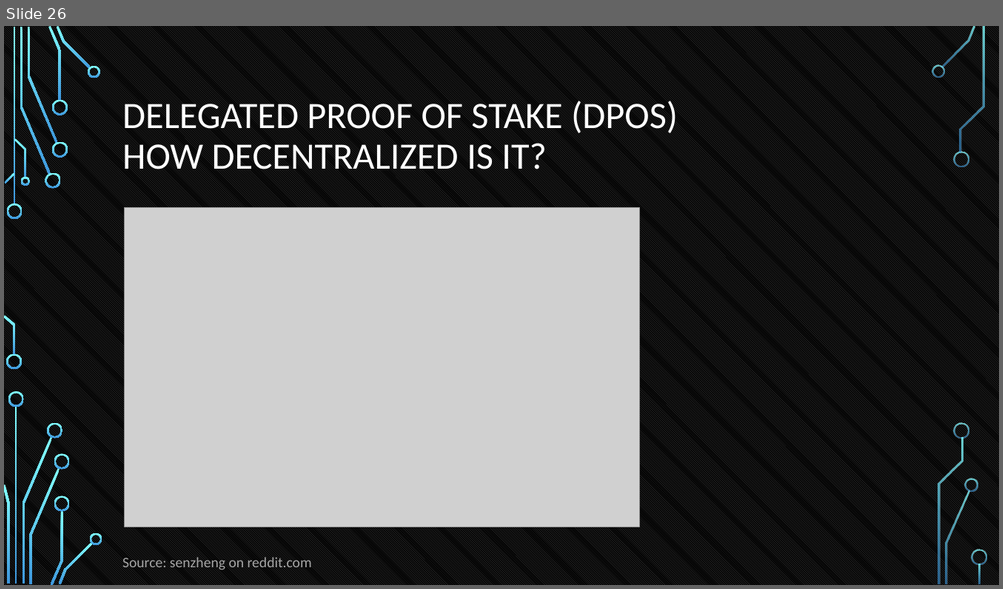
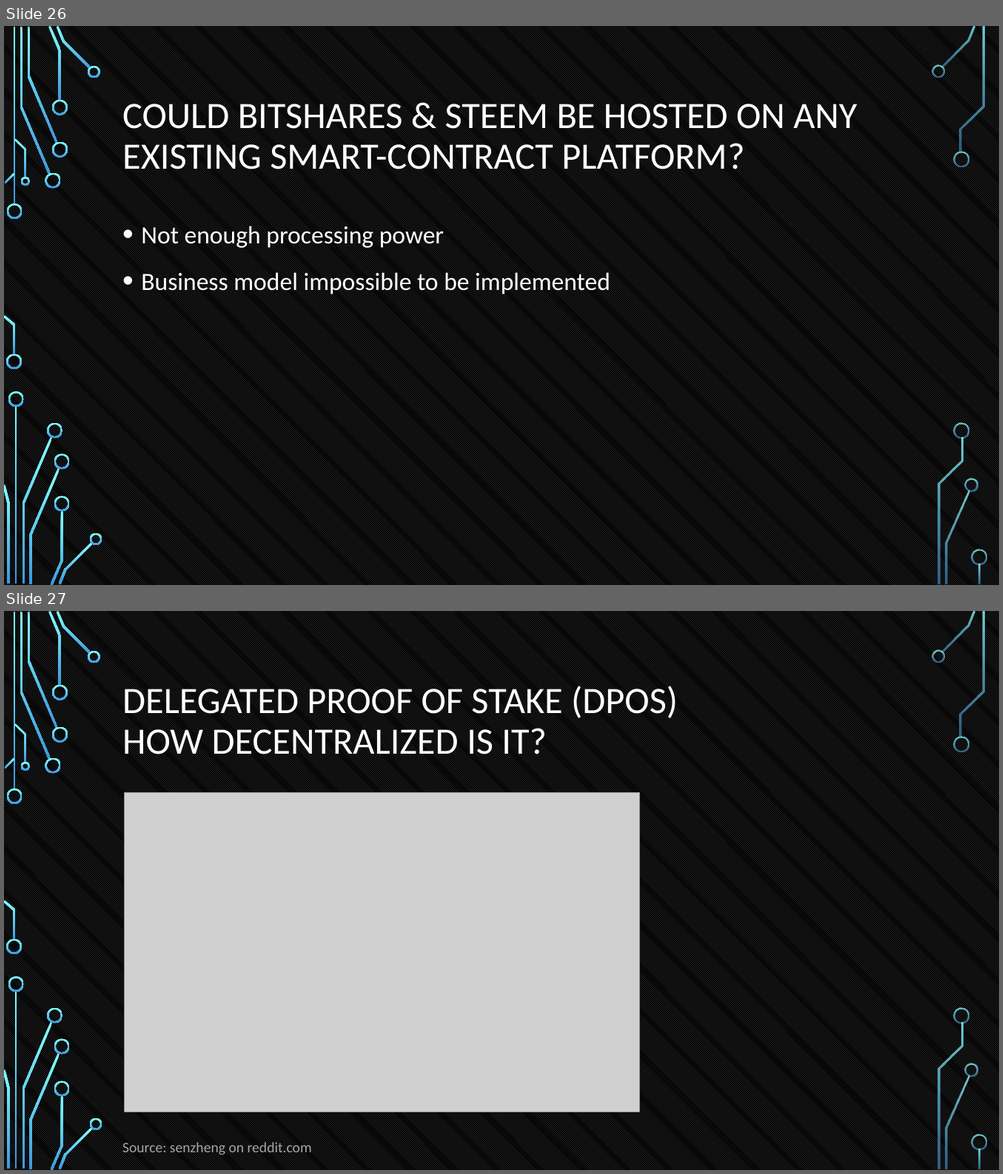
Before and after one commit to tokenika/tokenika.github.io, a slide deck: Oslo(1).pptx. Shown one above the other, each under a label of ours: slide 26 before the commit, slides 26 and 27 after it. The pictures are 1003x589 and 1003x1174 pixels, drawn with LibreOffice and Linux fonts; fonts in the diff are those of the drawing; grey boxes stand for pictures; background and template pictures are left out. Boxes give left, top, right and bottom in pixels: in the first picture for what was removed or moved away, otherwise in the second. Text is boxed around its words. In the diff, an @@ line names an element or a change of style, - is before the commit and + after.

```diff
--- a/Oslo(1).pptx
+++ b/Oslo(1).pptx
@@ slide 26 added at <box>4,26,999,585</box>, background pattern #595959 on #000000; not listed: 36 template elements that a slide beside it also shows @@
@@ title added at <box>122,104,856,170</box>, 36 pt, text #FFFFFF @@
+COULD BITSHARES & STEEM BE HOSTED ON ANY EXISTING SMART-CONTRACT PLATFORM?
@@ text added at <box>141,226,610,295</box>, 24 pt, text #FFFFFF @@
+• Not enough processing power
+• Business model impossible to be implemented
@@ what was slide 26 is now slide 27 @@
```
Also in this commit, not shown: 2 slides changed, 1 other slide added, 1 other file.
